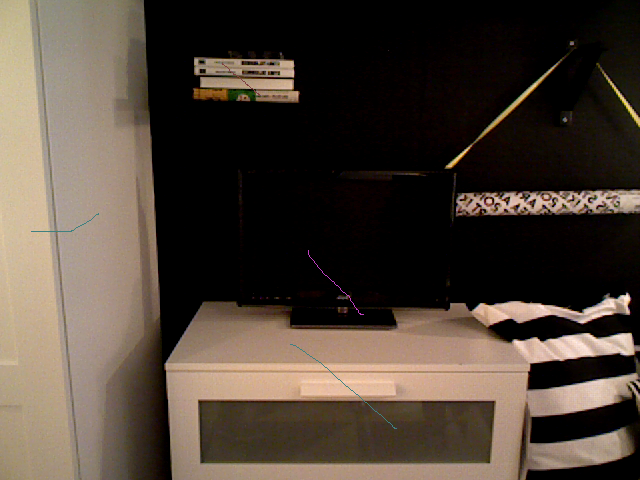
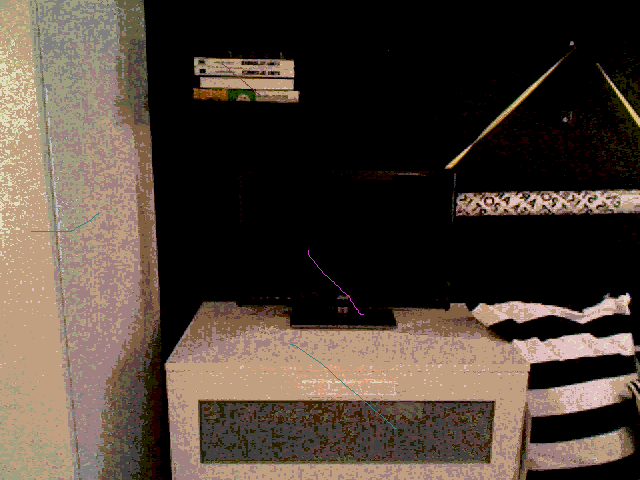
Layered file, before and after one edit (640px x 480px). Changes by layer:
painted on "30.png" over [0, 0, 640, 480]
